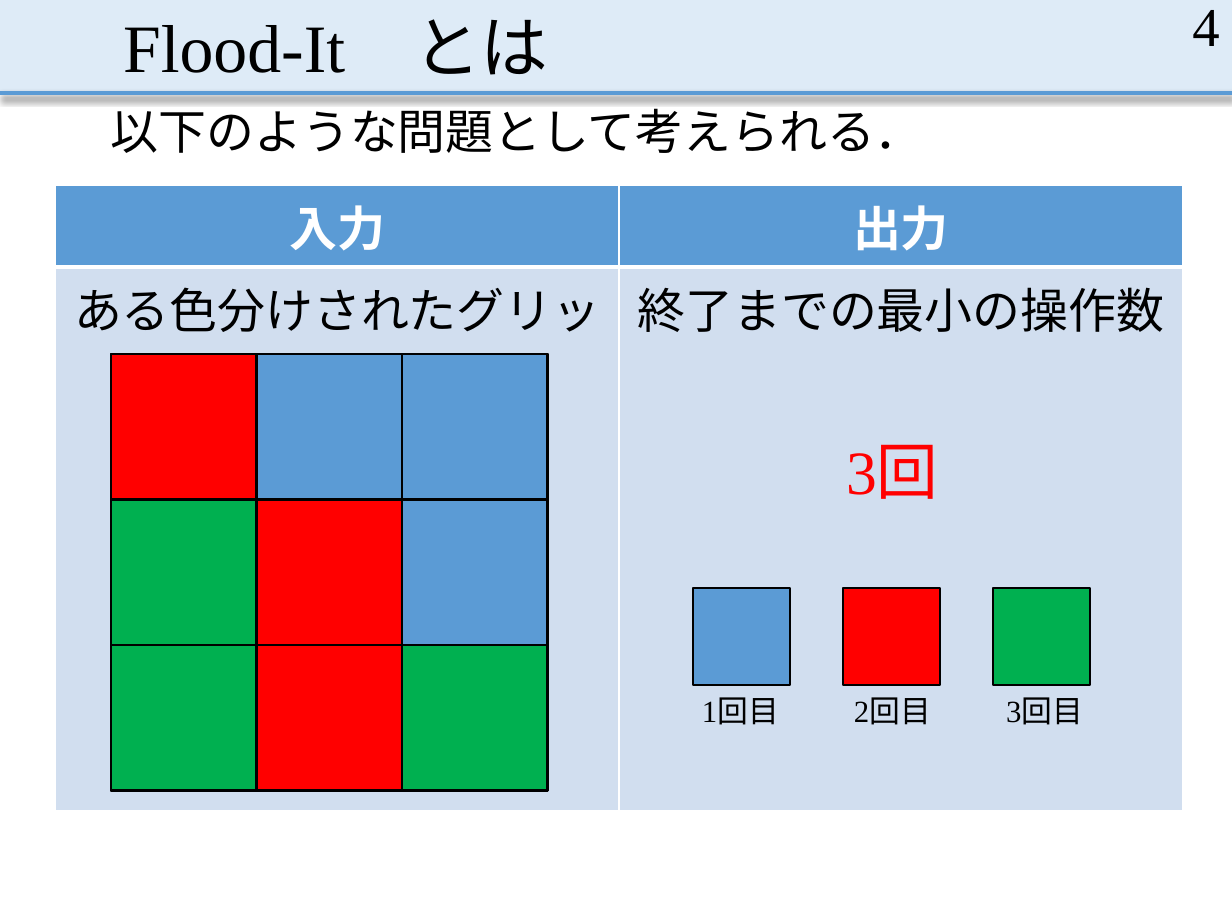
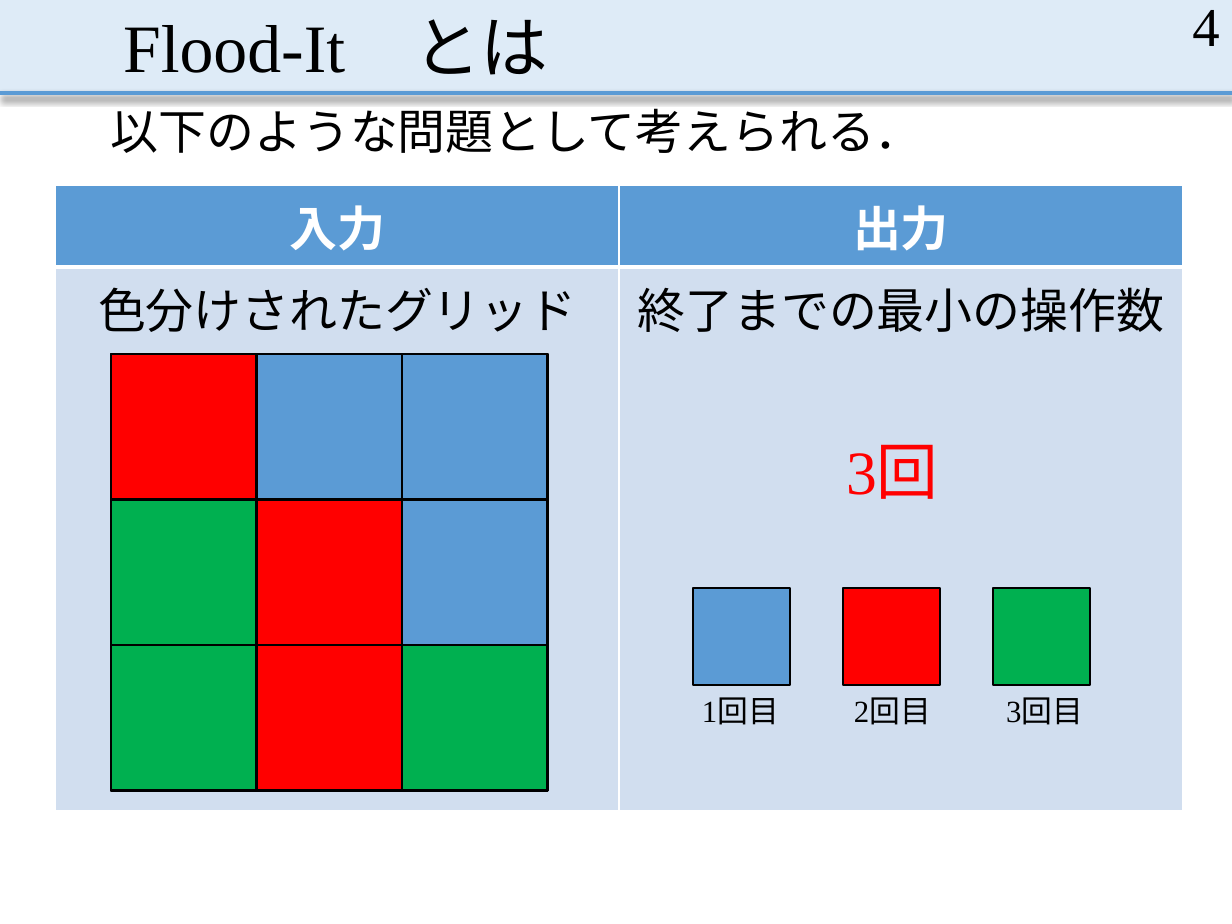
Before and after one commit to MasayaOda/SR, a slide deck: slide 4 of 中間発表.pptx. Drawn at 1232x924 pixels with LibreOffice and Linux fonts; fonts in the diff are those of the drawing. Boxes give left, top, right and bottom in pixels: in the first picture for what was removed or moved away, otherwise in the second. Text is boxed around its words. In the diff, an @@ line names an element or a change of style, - is before the commit and + after.

```diff
--- a/中間発表.pptx
+++ b/中間発表.pptx
@@ table at (55, 185, 1184, 808) @@
-row 2, column 1: ある色分けされたグリッド
+row 2, column 1: 色分けされたグリッド
```
Also in this commit, not shown: 5 other files.
